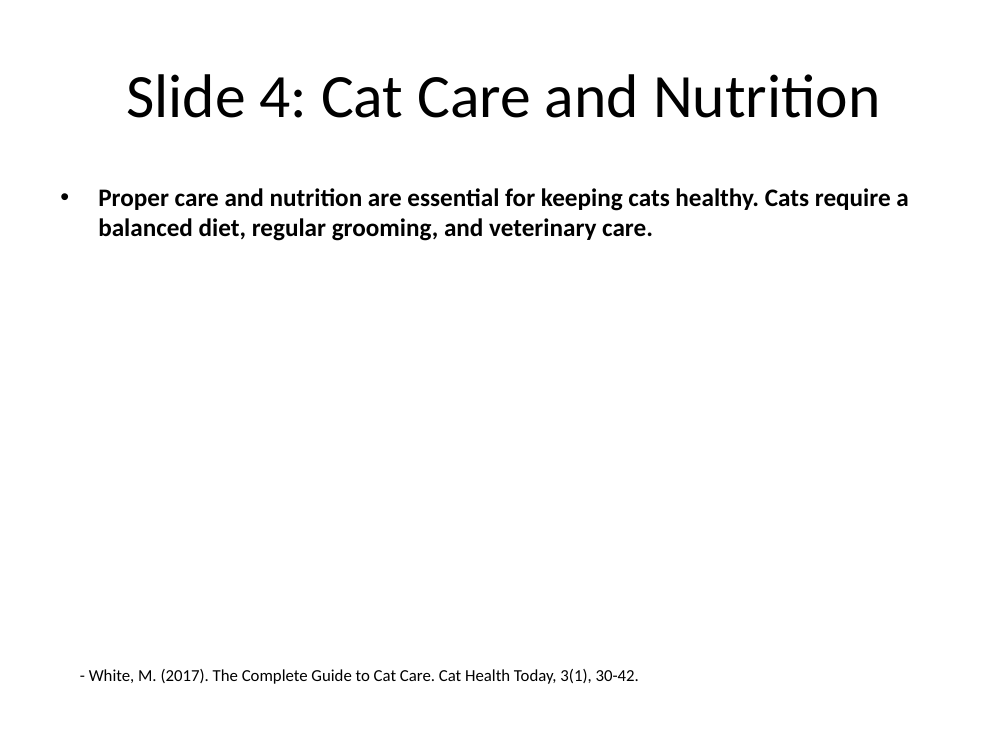
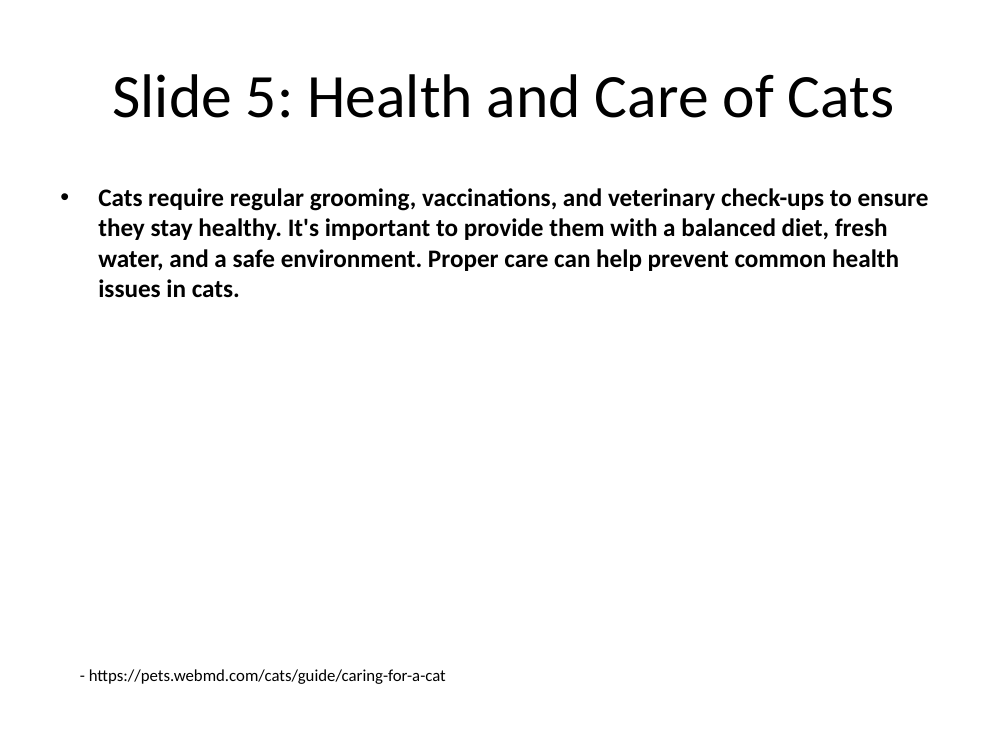
Before and after one commit to infrasvc-magang/test, a slide deck: slide 6 of backend/project/PPTX/Cat_presentation.pptx (slide 5 before the commit). Drawn at 1008x756 pixels with LibreOffice and Linux fonts; fonts in the diff are those of the drawing. Boxes give left, top, right and bottom in pixels: in the first picture for what was removed or moved away, otherwise in the second. Text is boxed around its words. In the diff, an @@ line names an element or a change of style, - is before the commit and + after.

```diff
--- a/backend/project/PPTX/Cat_presentation.pptx
+++ b/backend/project/PPTX/Cat_presentation.pptx
@@ title at <box>113,74,894,118</box>: text changed @@
-Slide 4: Cat Care and Nutrition
+Slide 5: Health and Care of Cats
@@ text at <box>98,188,929,298</box>: text changed @@
-• Proper care and nutrition are essential for keeping cats healthy. Cats require a balanced diet, regular grooming, and veterinary care.
+• Cats require regular grooming, vaccinations, and veterinary check-ups to ensure they stay healthy. It's important to provide them with a balanced diet, fresh water, and a safe environment. Proper care can help prevent common health issues in cats.
@@ text at <box>89,669,446,684</box>: text changed @@
-- White, M. (2017). The Complete Guide to Cat Care. Cat Health Today, 3(1), 30-42.
+- https://pets.webmd.com/cats/guide/caring-for-a-cat
```
Also in this commit, not shown: 8 other slides changed, 1 slide added, 1 slide removed, 5 other files.
